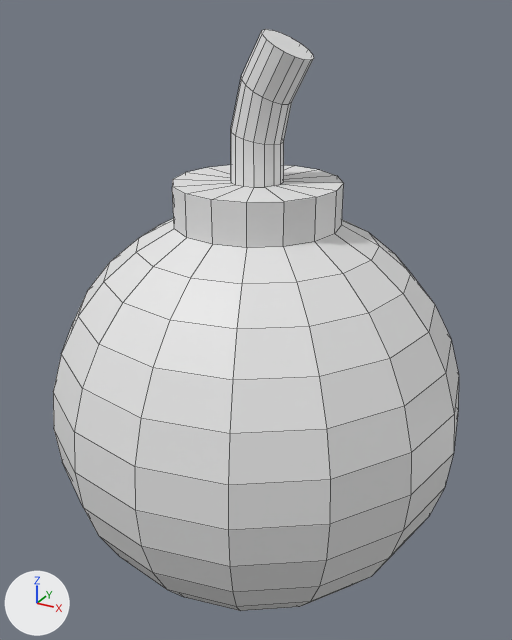
Two versions of the FBX model Rico-Shot!/Assets/Assets/Objects/Balls/Bomb.fbx, one commit apart.
Both versions are drawn from a 50 mm camera at (1.51, -2.76, 1.82) aimed at (-0.02, 0.02, 0.43). The axes (+X, +Y, +Z) are drawn at lower left. The lights are the same throughout. Mesh edges are drawn as thin lines. Where no turn or scale is listed for an object, it has been applied to the vertices.
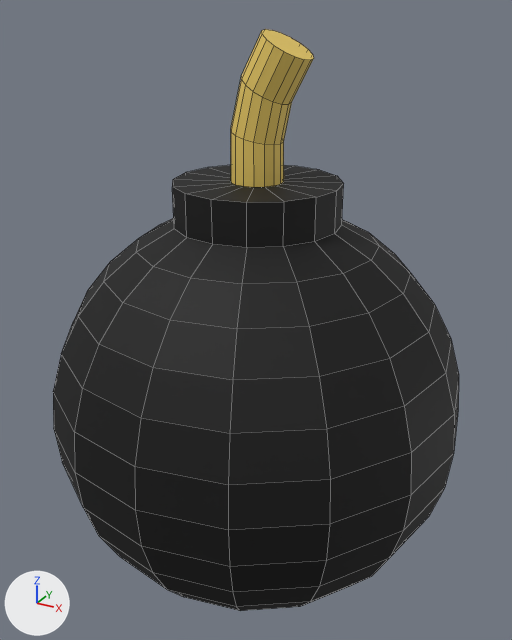
What differs and where, as boxes (x1, y1, x2, y2) in the pictures (512 x 640 px):
part 1 of me_sphere_001, recoloured (white to black)
    both: (53, 165, 459, 611)
part 2 of me_sphere_001, recoloured (grey to yellow)
    both: (231, 29, 314, 187)

The change in detail:
Material 'Material.002' (mat_material_002) is new.
Its base color is (0.8, 0.577, 0.123) (yellow #e7c862).
Its roughness is 0.69.
Material 'Material.001' (mat_material_001) is new.
Its base color is (0.000515, 0.000515, 0.000515) (black #020202).
Its roughness is 0.69.
me_sphere_001 has 305 vertices, 297 faces and spans x -1.0..1.0, y -1.0..1.0, z -1.0..1.74.
me_sphere_001 is used by ob_sphere; location (0.0, 0.0, 0.0).
me_sphere_001 part 1: all 248 faces centred in x -0.95..0.95, y -0.95..0.95, z -0.99..1.11 switch from no material to mat_material_001 (black #020202).
me_sphere_001 part 2: all 49 faces centred in x -0.11..0.19, y -0.11..0.11, z 1.2..1.68 switch from no material to mat_material_002 (yellow #e7c862).
